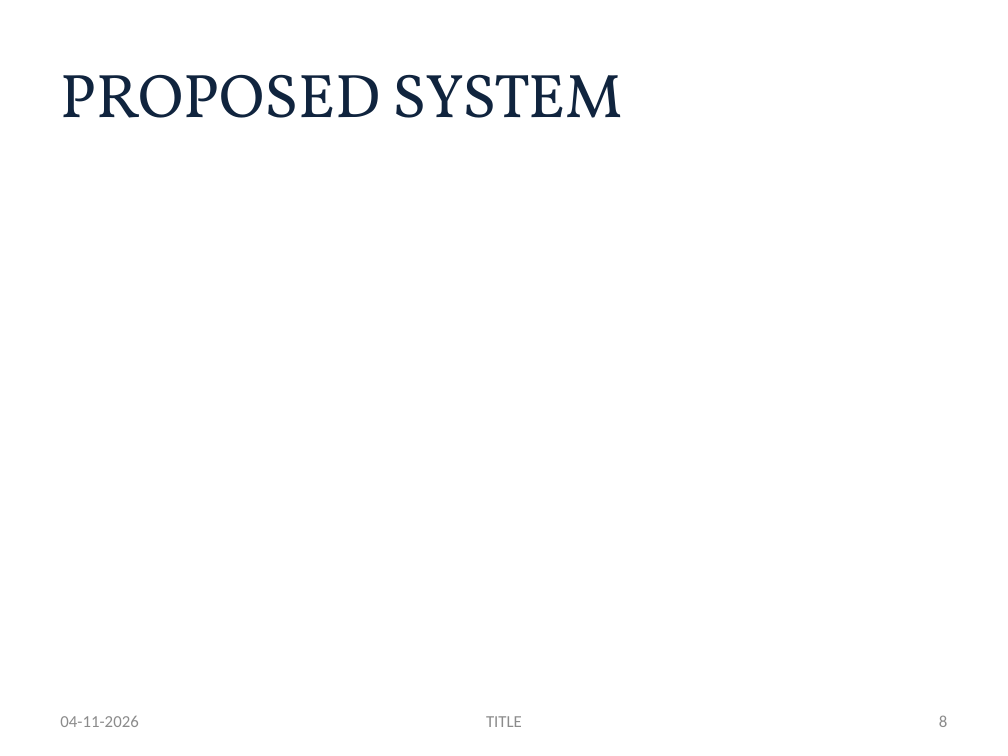
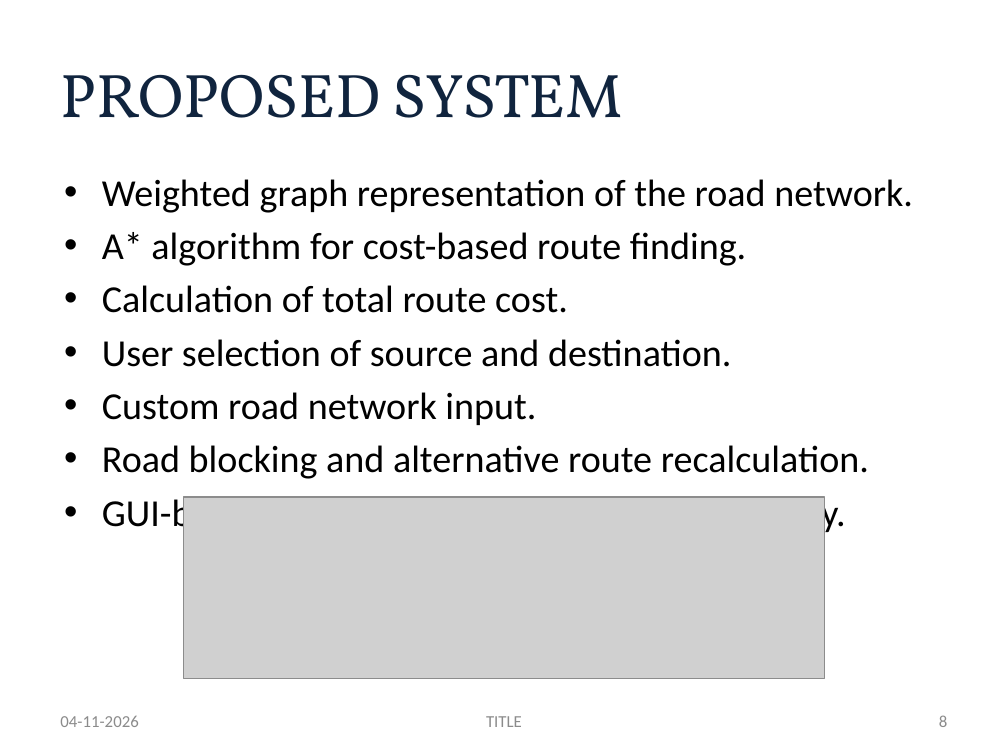
Before and after one commit to Abenanthan/FOAI-Navigation-System, a slide deck: slide 8 of FOAI Project PPT.pptx. Drawn at 1008x756 pixels with LibreOffice and Linux fonts; fonts in the diff are those of the drawing; grey boxes stand for pictures. Boxes give left, top, right and bottom in pixels: in the first picture for what was removed or moved away, otherwise in the second. Text is boxed around its words. In the diff, an @@ line names an element or a change of style, - is before the commit and + after.

```diff
--- a/FOAI Project PPT.pptx
+++ b/FOAI Project PPT.pptx
@@ text added at (x1=102, y1=179, x2=913, y2=498), 27.2 pt, text #000000 @@
+• Weighted graph representation of the road network.
+• A* algorithm for cost-based route finding.
+• Calculation of total route cost.
+• User selection of source and destination.
+• Custom road network input.
+• Road blocking and alternative route recalculation.
+• GUI-based route visualization and status display.
@@ picture added at (x1=183, y1=497, x2=825, y2=678) @@
```
Also in this commit, not shown: 15 other slides changed, 3 slides added, 3 slides removed.
